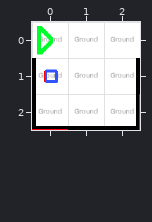
Two versions of a level (Tiled map, Assets/Worlds/Demo/Data/Elevators.tmx). Above, as it was before the edit.
Cells are 50x50 px. Shown: x 0..2, y 0..2.
The result:
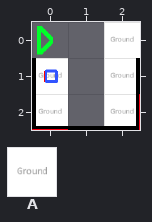
Key: from "Master": A 3 "/Base/Ground".
Objects are placed by their top-left corner, in cells (3,4 is the top-left corner of cell 3,4); size is 1x1 cell unless given.
Change:
Layer "Floor 0/Ground #2" (now hidden):
Object A "/Base/Ground" at 1,0 is removed.
Object A "/Base/Ground" at 0,0 is removed.
Object A "/Base/Ground" at 1,1 is removed.
Object A "/Base/Ground" at 1,2 is removed.
